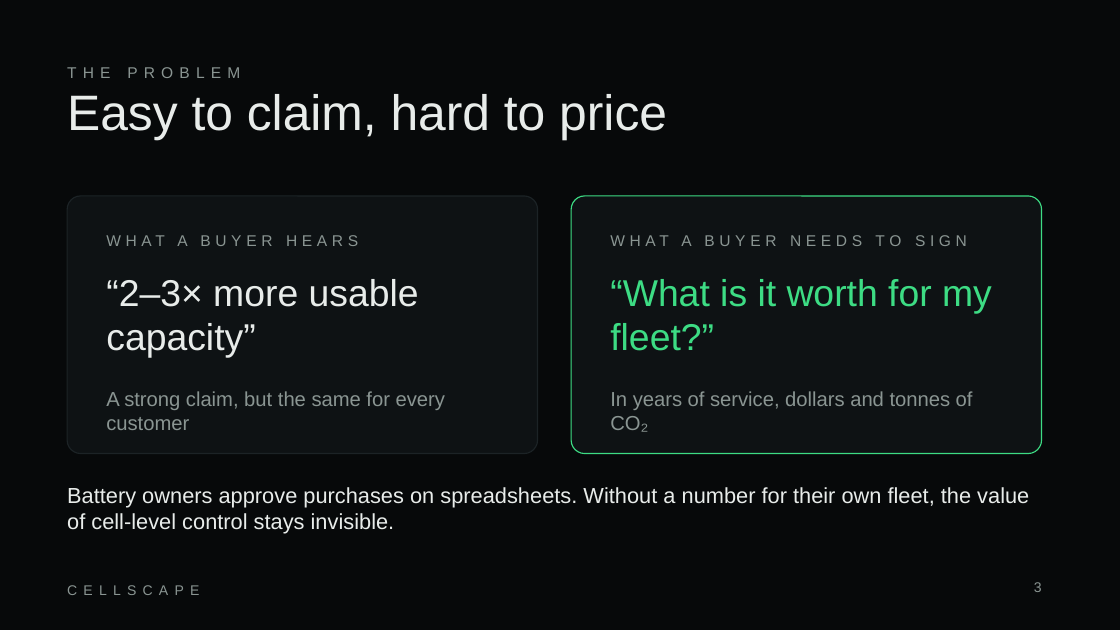
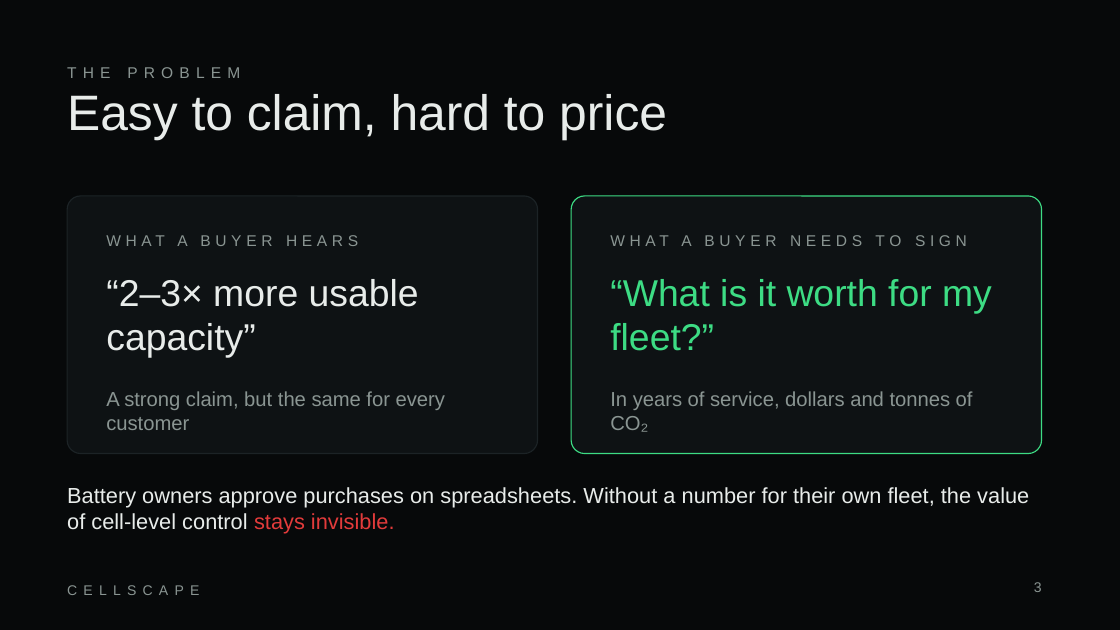
Before and after one commit to brendon-wu/cellscape, a slide deck: slide 3 of pitch/CELLSCAPE_deck.pptx. Drawn at 1120x630 pixels with LibreOffice and Linux fonts; fonts in the diff are those of the drawing. Boxes give left, top, right and bottom in pixels: in the first picture for what was removed or moved away, otherwise in the second. Text is boxed around its words. In the diff, an @@ line names an element or a change of style, - is before the commit and + after.

```diff
--- a/pitch/CELLSCAPE_deck.pptx
+++ b/pitch/CELLSCAPE_deck.pptx
@@ text "Battery owners approve purchases on ..." at bbox=[67, 487, 1029, 534]: text colour #E8ECEA to #E23B3B in "stays invisible." @@
```
Also in this commit, not shown: 2 other slides changed, 2 other files.
